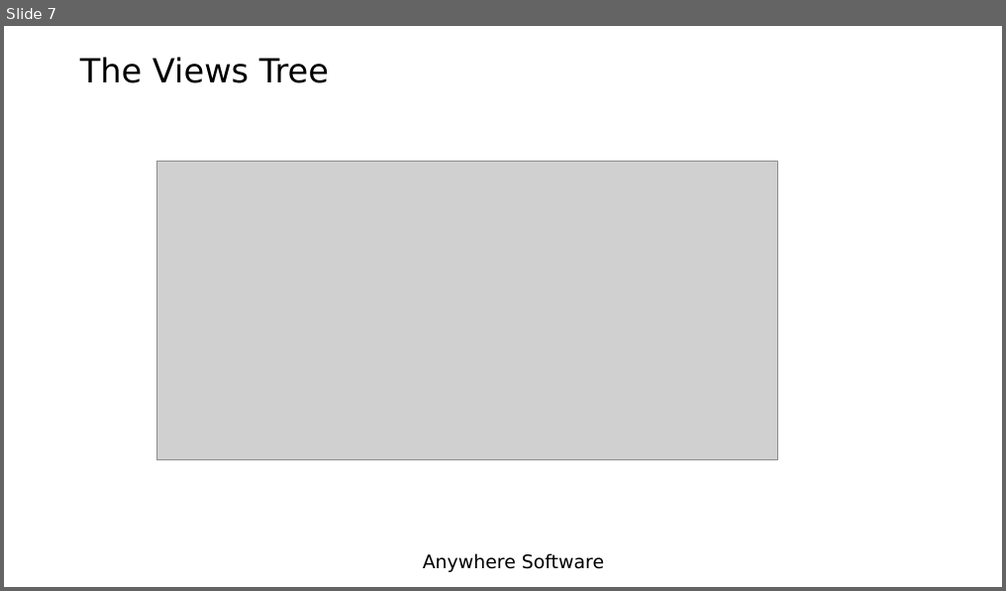
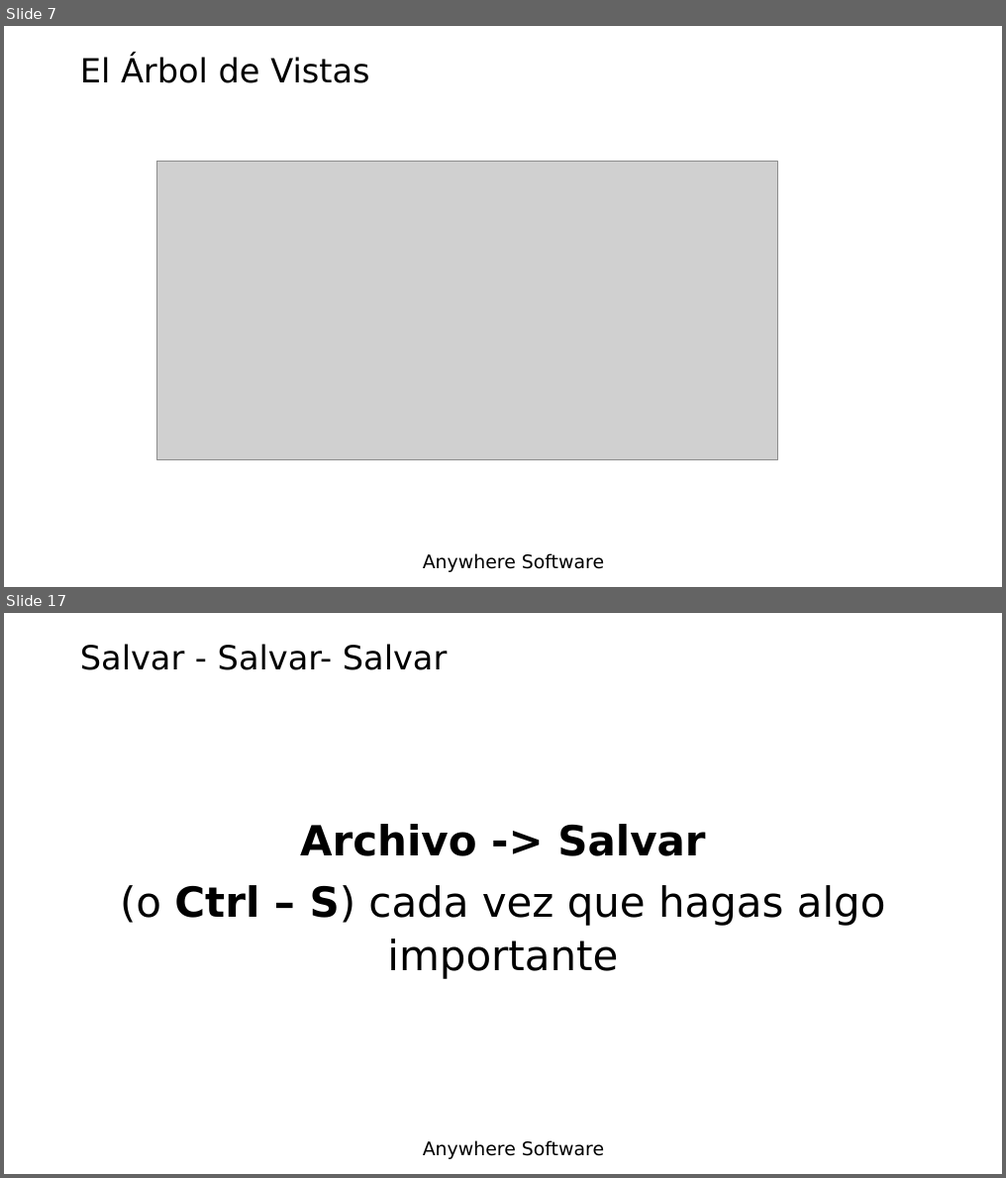
Before and after one commit to Lamashino/Teaching-B4J, a slide deck: Tema 5 - Diseñador/Tema 5 - Diseñador.pptx. Shown one above the other, each under a label of ours: slide 7 before the commit, slides 7 and 17 after it; the slides between them are not shown. The pictures are 1006x591 and 1006x1178 pixels, drawn with LibreOffice and Linux fonts; fonts in the diff are those of the drawing; grey boxes stand for pictures; background and template pictures are left out. Boxes give left, top, right and bottom in pixels: in the first picture for what was removed or moved away, otherwise in the second. Text is boxed around its words. In the diff, an @@ line names an element or a change of style, - is before the commit and + after.

```diff
--- a/Tema 5 - Diseñador/Tema 5 - Diseñador.pptx
+++ b/Tema 5 - Diseñador/Tema 5 - Diseñador.pptx
@@ slide 17 added at (4,613,1002,1174), background picture (left out); not listed: 1 template element that a slide beside it also shows @@
@@ title added at (80,644,447,670), 32 pt, text #000000 @@
+Salvar - Salvar- Salvar
@@ text added at (120,824,886,979), 40 pt, text #000000 @@
+Archivo -> Salvar
+(o Ctrl – S) cada vez que hagas algo importante
@@ slide 7 changed as well @@
@@ title at (80,56,369,83): text changed @@
-The Views Tree
+El Árbol de Vistas
```
Also in this commit, not shown: 9 other slides changed, 9 other slides added, 10 slides removed, 2 other files.
